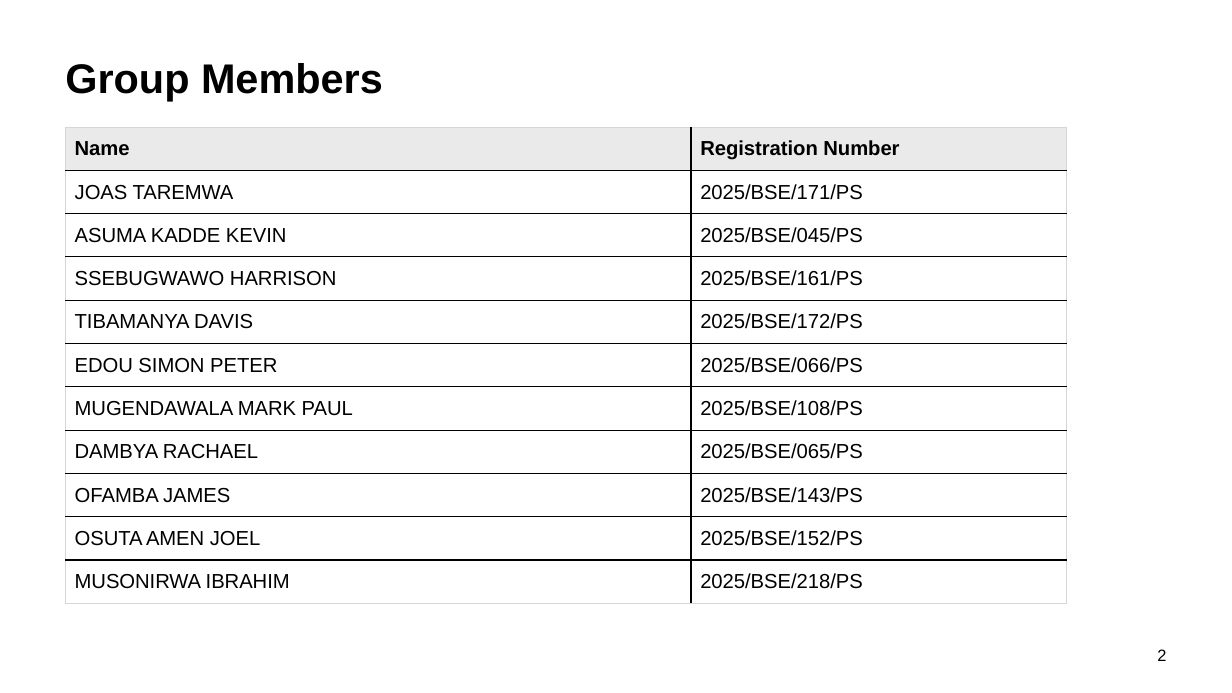
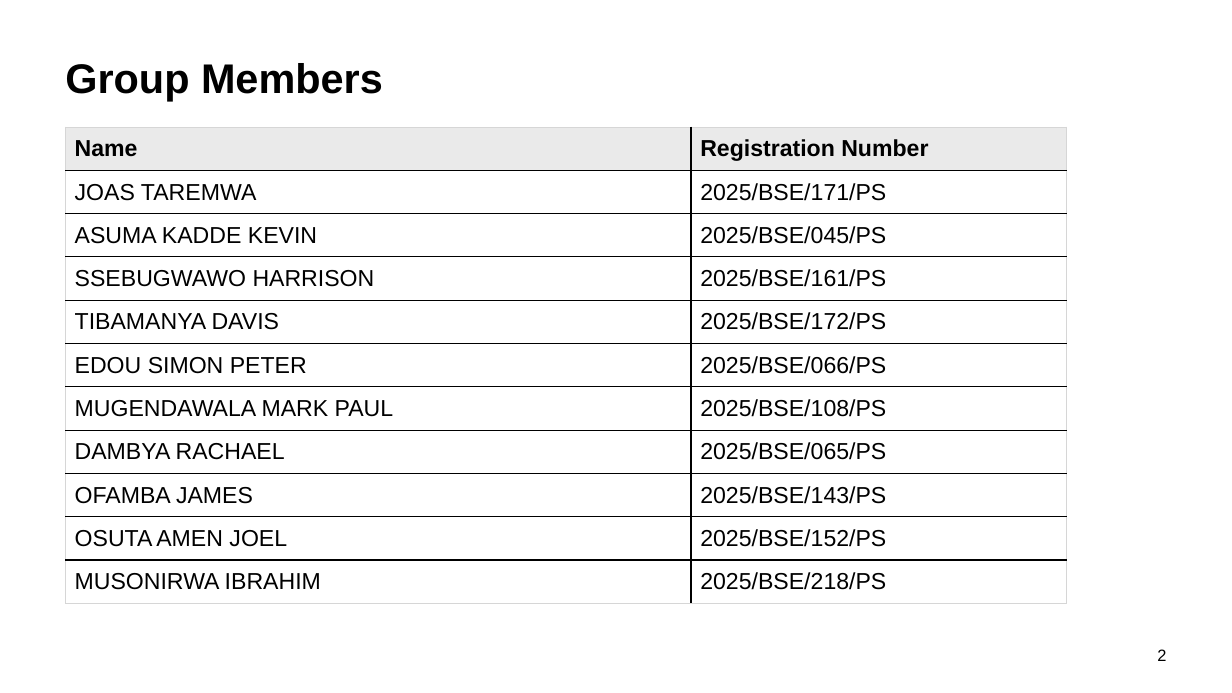
Before and after one commit to mugmarp/requirements-engineering-project-exercise, a slide deck: slide 2 of project_deliverables/PhaseFinal_Grand-Project-Presentation.pptx. Drawn at 1232x693 pixels with LibreOffice and Linux fonts; fonts in the diff are those of the drawing. Boxes give left, top, right and bottom in pixels: in the first picture for what was removed or moved away, otherwise in the second. Text is boxed around its words. In the diff, an @@ line names an element or a change of style, - is before the commit and + after.

```diff
--- a/project_deliverables/PhaseFinal_Grand-Project-Presentation.pptx
+++ b/project_deliverables/PhaseFinal_Grand-Project-Presentation.pptx
@@ table at box(66, 128, 1067, 604) @@
@@ size 15.8 to 18 pt @@
```
Also in this commit, not shown: 5 other slides changed, 2 slides added, 2 slides removed, 6 other files.
